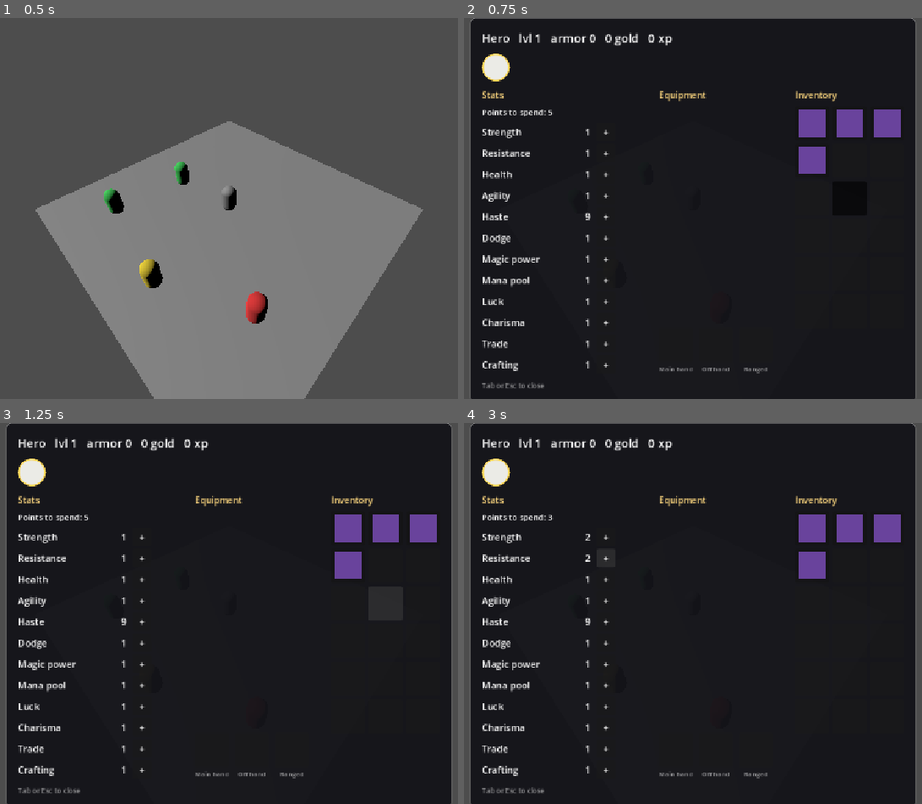
Above: before the commit, frames 1-4 (two rows, left to right).
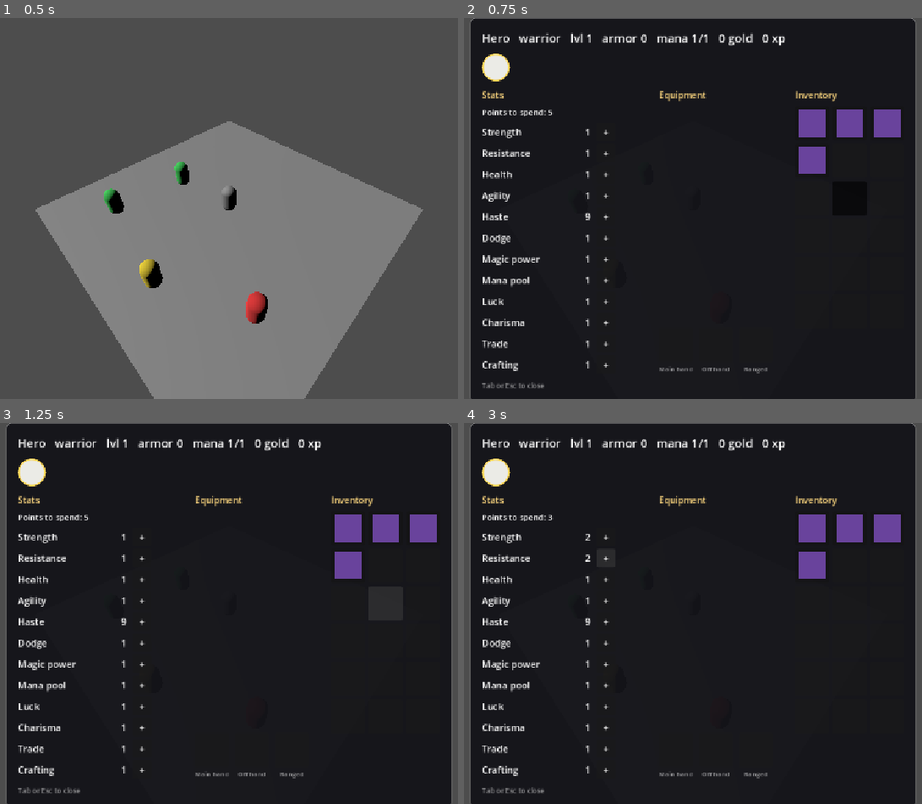
Above: after the commit, the same moments.

Repository: nikiyyy/the-big-bounty
Game: Godot game, scene res://scenes/main.tscn
The game is run twice, just before and just after one commit, with the same random seed, the same clock (stepped at 60 frames per second) and the same inputs.
Inputs (mouse positions are in pixels of both pictures, inside the frame that each line leads up to):
- Up to frame 1 (0.5 s): no input
- Up to frame 2 (0.75 s): tap Enter at 0.5 s; move the mouse to (839, 189) at 0.52 s; hold D from 0.53 s (still down); tap Tab at 0.6 s; click (839, 189) at 0.67 s
- Up to frame 3 (1.25 s): keep holding D
- Up to frame 4 (3 s): release D at 1.25 s; click (496, 472) at 1.25 s; click "+" at 2 s; click "+" at 2.75 s

Frame 1 is identical in both runs. In frame 2, 0.7% of the frame differs, in the area x 11-71%, y 3-8%; in frame 3, 0.7%; in frame 4, 0.7%.

Commit message:
added classes

Diff:
--- a/Scripts/battle_map.gd
+++ b/Scripts/battle_map.gd
@@ -378,6 +378,9 @@
 	unit.faction = faction
 	unit.level = data.get("level", 1)
 	unit.base_armor = data.get("base_armor", 0)
+	if data.get("character_class") != null:
+		unit.character_class = data["character_class"]
+	unit.current_mana = unit.max_mana()
 	if data.get("stats") != null:
 		unit.stats = data["stats"].duplicate()
 		unit.current_health = unit.max_health()
--- a/Scripts/character_sheet.gd
+++ b/Scripts/character_sheet.gd
@@ -250,13 +250,18 @@
 	if stats == null:
 		return
 
+	var klass: String = unit.class_name_of() if unit.has_method("class_name_of") else "—"
+	var mana: int = unit.current_mana if "current_mana" in unit else 0
+	var mana_max: int = unit.max_mana() if unit.has_method("max_mana") else 0
 	var who: String = unit.display_name if "display_name" in unit else "Unit"
 	var level: int = unit.level if "level" in unit else 1
 	var armor: int = unit.armor() if unit.has_method("armor") else 0
 	var gold: int = player.gold if "gold" in player else 0
 	var xp: int = player.xp if "xp" in player else 0
 
-	_header.text = "%s   lvl %d   armor %d   %d gold   %d xp" % [who, level, armor, gold, xp]
+	_header.text = "%s   %s   lvl %d   armor %d   mana %d/%d   %d gold   %d xp" % [
+		who, klass, level, armor, mana, mana_max, gold, xp
+	]
 	_points_label.text = "Points to spend: %d" % stats.available_points
 
 	for stat_name in Stats.NAMES:
--- a/Scripts/npc.gd
+++ b/Scripts/npc.gd
@@ -30,6 +30,7 @@
 @export var base_armor: int = 0
 @export var party: Array[UnitTemplate] = []
 @export var inventory: Inventory
+@export var character_class: CharacterClass
 
 var follow_target: Node3D = null
 var _walking: bool = false
@@ -43,6 +44,7 @@
 	if not Engine.is_editor_hint():
 		stats = stats.duplicate() if stats != null else Stats.new()
 		current_health = max_health()
+		current_mana = max_mana()
 	_apply_color()
 
 func _apply_color() -> void:
@@ -129,6 +131,7 @@
 			"ai": ai,
 			"level": level,
 			"base_armor": base_armor,
+			"character_class": character_class,
 		})
 	else:
 		for template in party:
@@ -142,9 +145,11 @@
 					"ai": template.ai,
 					"level": template.level,
 					"base_armor": template.base_armor,
+					"character_class": template.character_class,
 				})
 
 	return {"name": display_name, "members": members}
+
 
 func save_state() -> Dictionary:
 	return {
@@ -155,6 +160,8 @@
 		"inventory": inventory,
 		"level": level,
 		"base_armor": base_armor,
+		"character_class": character_class,
+		"mana": current_mana,
 	}
 
 func load_state(data: Dictionary) -> void:
@@ -164,8 +171,12 @@
 		stats = data["stats"]
 	if data.get("inventory") != null:
 		inventory = data["inventory"]
+	if data.get("character_class") != null:
+		character_class = data["character_class"]
 	level = data.get("level", level)
 	base_armor = data.get("base_armor", base_armor)
+	current_mana = data.get("mana", max_mana())
+	mana_changed.emit(current_mana, max_mana())
 	if data.get("following", false) and Game.player != null:
 		start_following(Game.player)
 
@@ -199,6 +210,7 @@
 		"level": level,
 		"base_armor": base_armor,
 		"inventory": inventory,
+		"character_class": character_class,
 	}
 
 #health stuff
@@ -240,3 +252,28 @@
 	_walk_queue.clear()
 	_walk_target = null
 	velocity = Vector3.ZERO
+
+signal mana_changed(current: int, maximum: int)
+
+var current_mana: int = 0
+
+
+func max_mana() -> int:
+	return stats.mana_pool if stats != null else 0
+
+
+func spend_mana(amount: int) -> bool:
+	if amount > current_mana:
+		return false
+	current_mana -= amount
+	mana_changed.emit(current_mana, max_mana())
+	return true
+
+
+func restore_mana(amount: int) -> void:
+	current_mana = mini(max_mana(), current_mana + amount)
+	mana_changed.emit(current_mana, max_mana())
+
+
+func class_name_of() -> String:
+	return character_class.display_name if character_class != null else "—"
--- a/Scripts/player.gd
+++ b/Scripts/player.gd
@@ -16,6 +16,7 @@
 @export var level: int = 1
 @export var base_armor: int = 0
 @export var inventory: Inventory
+@export var character_class: CharacterClass
 
 var target_position: Vector3
 var interaction_target = null
@@ -29,6 +30,7 @@
 	stats.changed_stat.connect(_on_stat_raised)
 	inventory = inventory.duplicate(true) if inventory != null else Inventory.new()
 	current_health = max_health()
+	current_mana = max_mana()
 	target_position = global_position
 
 
@@ -211,6 +213,8 @@
 		"level": level,
 		"base_armor": base_armor,
 		"inventory": inventory,
+		"character_class": character_class,
+		"mana": current_mana,
 	}
 
 func load_state(data: Dictionary) -> void:
@@ -220,15 +224,20 @@
 			stats.changed_stat.connect(_on_stat_raised)
 	if data.get("inventory") != null:
 		inventory = data["inventory"]
+	if data.get("character_class") != null:
+		character_class = data["character_class"]
 	current_health = data.get("health", max_health())
+	current_mana = data.get("mana", max_mana())
 	gold = data.get("gold", 0)
 	xp = data.get("xp", 0)
 	level = data.get("level", 1)
 	base_armor = data.get("base_armor", 0)
 	health_changed.emit(current_health, max_health())
+	mana_changed.emit(current_mana, max_mana())
 	gold_changed.emit(gold)
 	xp_changed.emit(xp)
 	armor_changed.emit(armor())
+
 
 ## Total armor: innate plus whatever equipment adds.
 func armor() -> int:
@@ -302,3 +311,29 @@
 	var world := Game.current_world
 	if world != null and world.has_method("set_deploy_selection"):
 		world.set_deploy_selection(unit if unit != null else self)
+
+#mana
+signal mana_changed(current: int, maximum: int)
+
+var current_mana: int = 0
+
+
+func max_mana() -> int:
+	return stats.mana_pool if stats != null else 0
+
+
+func spend_mana(amount: int) -> bool:
+	if amount > current_mana:
+		return false
+	current_mana -= amount
+	mana_changed.emit(current_mana, max_mana())
+	return true
+
+
+func restore_mana(amount: int) -> void:
+	current_mana = mini(max_mana(), current_mana + amount)
+	mana_changed.emit(current_mana, max_mana())
+
+
+func class_name_of() -> String:
+	return character_class.display_name if character_class != null else "—"
--- a/Scripts/unit_inspector.gd
+++ b/Scripts/unit_inspector.gd
@@ -97,9 +97,12 @@
 	var hp: int = _unit.current_health if "current_health" in _unit else 0
 	var hp_max: int = _unit.max_health() if _unit.has_method("max_health") else 0
 	var armor: int = _unit.armor() if _unit.has_method("armor") else 0
+	var mana: int = _unit.current_mana if "current_mana" in _unit else 0
+	var mana_max: int = _unit.max_mana() if _unit.has_method("max_mana") else 0
+	var klass: String = _unit.class_name_of() if _unit.has_method("class_name_of") else ""
 
-	_title.text = "%s   lvl %d" % [name, level]
-
+	_title.text = "%s   %s   lvl %d" % [name, klass, level]
+	_add_pair("Mana", "%d / %d" % [mana, mana_max])
 	_add_pair("Health", "%d / %d" % [hp, hp_max])
 	_add_pair("Armor", str(armor))
 
--- a/Scripts/unit_template.gd
+++ b/Scripts/unit_template.gd
@@ -1,10 +1,10 @@
 class_name UnitTemplate
 extends Resource
-## One kind of combatant in an enemy group. Assign these to an NPC's party.
 
 @export var display_name: String = "Soldier"
 @export_range(1, 12) var count: int = 1
 @export var stats: Stats
 @export var ai: CombatAI
+@export var character_class: CharacterClass
 @export var level: int = 1
 @export var base_armor: int = 0
--- /dev/null
+++ b/classes/warrior.tres
@@ -0,0 +1,9 @@
+[gd_resource type="Resource" script_class="CharacterClass" format=3 uid="uid://dnxbsubqpomky"]
+
+[ext_resource type="Script" uid="uid://2a36nxb4v4tx" path="res://Scripts/character_class.gd" id="1_hi70d"]
+
+[resource]
+script = ExtResource("1_hi70d")
+display_name = "warrior"
+icon_color = Color(0.8, 0, 0, 1)
+metadata/_custom_type_script = "uid://2a36nxb4v4tx"
--- /dev/null
+++ b/classes/wizard.tres
@@ -0,0 +1,9 @@
+[gd_resource type="Resource" script_class="CharacterClass" format=3 uid="uid://cttf6b6axue"]
+
+[ext_resource type="Script" uid="uid://2a36nxb4v4tx" path="res://Scripts/character_class.gd" id="1_hp33b"]
+
+[resource]
+script = ExtResource("1_hp33b")
+display_name = "wizard"
+icon_color = Color(0.23299024, 0.75703394, 0.99999994, 1)
+metadata/_custom_type_script = "uid://2a36nxb4v4tx"
--- a/scenes/player.tscn
+++ b/scenes/player.tscn
@@ -8,6 +8,7 @@
 [ext_resource type="Resource" uid="uid://diybmdx7e8mc0" path="res://items/short_bow.tres" id="5_smehm"]
 [ext_resource type="Resource" uid="uid://cm4t3k0ax2rsi" path="res://items/wooden_shield.tres" id="6_ur7pv"]
 [ext_resource type="Resource" uid="uid://clwk7ohjnr685" path="res://items/greatsword.tres" id="7_y4r1p"]
+[ext_resource type="Resource" uid="uid://dnxbsubqpomky" path="res://classes/warrior.tres" id="9_ur7pv"]
 
 [sub_resource type="Resource" id="Resource_abqhh"]
 script = ExtResource("2_g2els")
@@ -27,6 +28,7 @@
 script = ExtResource("1_3vyb7")
 stats = SubResource("Resource_abqhh")
 inventory = SubResource("Resource_5iu60")
+character_class = ExtResource("9_ur7pv")
 
 [node name="MeshInstance3D" type="MeshInstance3D" parent="." unique_id=1154471151]
 transform = Transform3D(1, 0, 0, 0, 1, 0, 0, 0, 1, 0, 1, 0)
--- a/scenes/worlds/overworld_village.tscn
+++ b/scenes/worlds/overworld_village.tscn
@@ -7,6 +7,7 @@
 [ext_resource type="Script" uid="uid://uc2jbresri3e" path="res://Scripts/unit_template.gd" id="4_m22rl"]
 [ext_resource type="Script" uid="uid://sns8ro2vulvm" path="res://Scripts/inventory.gd" id="4_r30v4"]
 [ext_resource type="Script" uid="uid://cinijcs8mk7ec" path="res://Scripts/combat_ai.gd" id="5_v0b4f"]
+[ext_resource type="Resource" uid="uid://dnxbsubqpomky" path="res://classes/warrior.tres" id="8_r30v4"]
 
 [sub_resource type="Resource" id="Resource_tn3yd"]
 script = ExtResource("4_r30v4")
@@ -35,6 +36,7 @@
 script = ExtResource("4_m22rl")
 stats = SubResource("Resource_cg4qs")
 ai = SubResource("Resource_fedbm")
+character_class = ExtResource("8_r30v4")
 metadata/_custom_type_script = "uid://uc2jbresri3e"
 
 [sub_resource type="Resource" id="Resource_pl87k"]
@@ -49,6 +51,7 @@
 script = ExtResource("4_m22rl")
 stats = SubResource("Resource_r30v4")
 ai = SubResource("Resource_pl87k")
+character_class = ExtResource("8_r30v4")
 metadata/_custom_type_script = "uid://uc2jbresri3e"
 
 [sub_resource type="Resource" id="Resource_kxl67"]
@@ -65,6 +68,7 @@
 display_name = "test"
 stats = SubResource("Resource_la4ba")
 ai = SubResource("Resource_kxl67")
+character_class = ExtResource("8_r30v4")
 metadata/_custom_type_script = "uid://uc2jbresri3e"
 
 [sub_resource type="Resource" id="Resource_i3btg"]
@@ -99,5 +103,6 @@
 stats = SubResource("Resource_m22rl")
 party = Array[ExtResource("4_m22rl")]([SubResource("Resource_v0b4f"), SubResource("Resource_ltyuv"), SubResource("Resource_bgisd")])
 inventory = SubResource("Resource_i3btg")
+character_class = ExtResource("8_r30v4")
 
 [node name="PlayerSpawn" type="Marker3D" parent="." unique_id=383359081]
Not shown, added: Scripts/character_class.gd.uid
